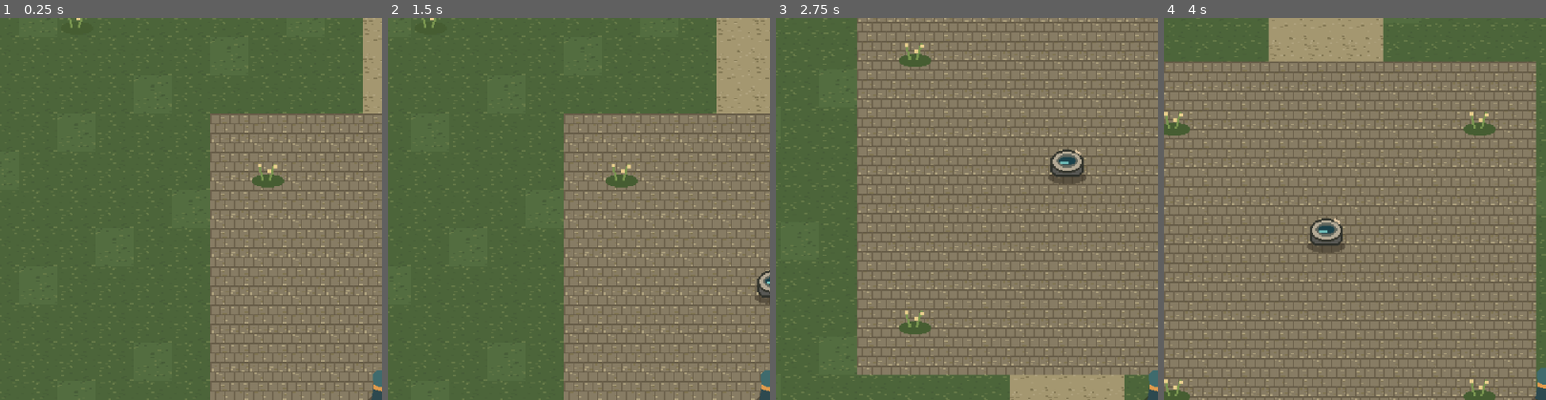
Above: before the commit, frames 1-4 (left to right).
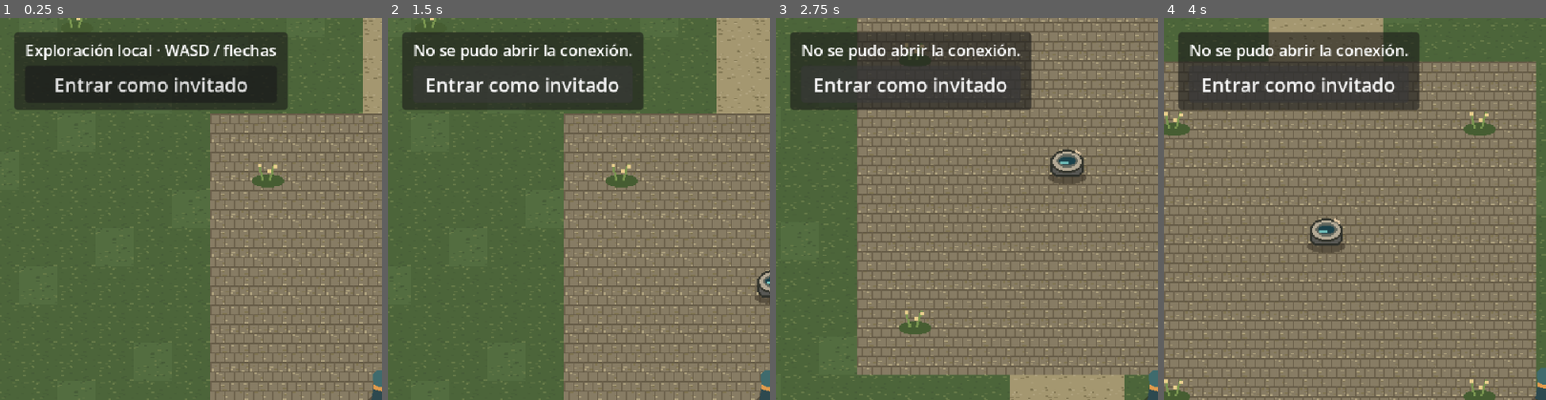
Above: after the commit, the same moments.

Repository: GammaYoshimura/wow2d
Game: Godot game, scene res://world/plaza.tscn
The game is run twice, just before and just after one commit, with the same random seed, the same clock (stepped at 60 frames per second) and the same inputs.
Inputs (mouse positions are % of the whole screen's width and height, from its top left):
- Up to frame 1 (0.25 s): no input
- Up to frame 2 (1.5 s): click (20, 9) at 0.5 s, where only the run after the commit has a clickable "Entrar como invitado"; tap Enter at 1.25 s; hold D (walk_right) from 1.28 s (still down)
- Up to frame 3 (2.75 s): release D (walk_right) at 2.03 s; hold S (walk_down) from 2.03 s (still down)
- Up to frame 4 (4 s): release S (walk_down) at 2.78 s; hold D (walk_right) 2.78-3.53 s; hold W (walk_up) from 3.53 s (still down)
The pictures show only the part of the screen within x 0-50%, y 0-50%; the shares and areas given below are measured in that part.

The runs differ from the first frame. In frame 1, 14% of the frame differs, in the area x 3-76%, y 3-24%; in frame 2, 13%; in frame 3, 13%; in frame 4, 13%.

Commit message:
M00.03 · Conecta invitados de Godot con el servidor Go

Diff:
--- a/client/tests/explorer_test.gd
+++ b/client/tests/explorer_test.gd
@@ -19,7 +19,7 @@
 	await _walk(["walk_right", "walk_down"], 30)
 	var diagonal := explorer.position.distance_to(start)
 	_check(cardinal > 60.0, "Cardinal movement")
-	_check(absf(cardinal - diagonal) / cardinal < 0.02, "Diagonal speed differs by 2% or more (%.2f vs %.2f)" % [cardinal, diagonal])
+	_check(absf(cardinal - diagonal) / cardinal < 0.02, "Diagonal speed differs by 2 percent or more (%.2f vs %.2f)" % [cardinal, diagonal])
 
 	explorer.position = Vector2(140, 320)
 	await _walk(["walk_left"], 90)
--- /dev/null
+++ b/client/tests/guest_connection_test.gd
@@ -0,0 +1,57 @@
+extends SceneTree
+
+func _initialize() -> void:
+	call_deferred("_exercise")
+
+func _exercise() -> void:
+	var endpoint := OS.get_environment("WOW2D_GAME_URL")
+	if endpoint.is_empty():
+		push_error("Set WOW2D_GAME_URL to a fresh local server.")
+		quit(1)
+		return
+
+	var scene := load("res://world/plaza.tscn") as PackedScene
+	var first := scene.instantiate()
+	var second := scene.instantiate()
+	root.add_child(first)
+	root.add_child(second)
+	var a: PanelContainer = first.get_node("Interface/GuestConnection")
+	var b: PanelContainer = second.get_node("Interface/GuestConnection")
+
+	a.get_node("Margin/Rows/Enter").emit_signal("pressed")
+	if not await _wait_until(func() -> bool: return not a.entity_id.is_empty()):
+		push_error("First Godot client did not receive a welcome.")
+		quit(1)
+		return
+	b.get_node("Margin/Rows/Enter").emit_signal("pressed")
+	if not await _wait_until(func() -> bool: return not b.entity_id.is_empty()):
+		push_error("Second Godot client did not receive a welcome.")
+		quit(1)
+		return
+
+	var a_spawn: Vector2 = first.get_node("Explorer").position
+	var b_spawn: Vector2 = second.get_node("Explorer").position
+	if a.entity_id == b.entity_id or a_spawn != Vector2(464, 592) or b_spawn != Vector2(528, 592):
+		push_error("Guest IDs or authoritative spawns do not match the plaza.")
+		quit(1)
+		return
+
+	var error_client: PanelContainer = load("res://world/guest_connection.tscn").instantiate()
+	root.add_child(error_client)
+	error_client.connect_guest(endpoint, "old_map")
+	var status: Label = error_client.get_node("Margin/Rows/Status")
+	if not await _wait_until(func() -> bool: return "versión del mapa" in status.text):
+		push_error("Incompatible map error was not shown in Godot.")
+		quit(1)
+		return
+	print("Godot guests %s %s and %s %s; incompatible map shown in UI" %
+		[a.entity_id, a_spawn, b.entity_id, b_spawn])
+	quit(0)
+
+func _wait_until(condition: Callable) -> bool:
+	var deadline := Time.get_ticks_msec() + 3000
+	while Time.get_ticks_msec() < deadline:
+		if condition.call():
+			return true
+		await process_frame
+	return false
--- /dev/null
+++ b/client/world/guest_connection.gd
@@ -0,0 +1,95 @@
+extends PanelContainer
+
+signal entered(spawn: Vector2)
+signal left
+
+const PROTOCOL := 1
+const MAP_REVISION := "plaza_v1"
+const DEFAULT_URL := "ws://127.0.0.1:8080/game"
+const HANDSHAKE_TIMEOUT_MS := 6000
+
+@onready var _status: Label = $Margin/Rows/Status
+@onready var _button: Button = $Margin/Rows/Enter
+
+var entity_id := ""
+var _peer: WebSocketPeer
+var _requested_revision := MAP_REVISION
+var _hello_sent := false
+var _deadline := 0
+
+func _ready() -> void:
+	_button.pressed.connect(_toggle_connection)
+
+func _toggle_connection() -> void:
+	if _peer != null:
+		_end_connection("Exploración local · WASD / flechas")
+		return
+	var endpoint := OS.get_environment("WOW2D_GAME_URL")
+	connect_guest(DEFAULT_URL if endpoint.is_empty() else endpoint, MAP_REVISION)
+
+func connect_guest(endpoint: String, map_revision: String) -> void:
+	if _peer != null:
+		return
+	_peer = WebSocketPeer.new()
+	_requested_revision = map_revision
+	if _peer.connect_to_url(endpoint) != OK:
+		_end_connection("No se pudo abrir la conexión.")
+		return
+	_deadline = Time.get_ticks_msec() + HANDSHAKE_TIMEOUT_MS
+	_status.text = "Conectando al Vado…"
+	_button.text = "Cancelar"
+
+func _process(_delta: float) -> void:
+	if _peer == null:
+		return
+	_peer.poll()
+	var state := _peer.get_ready_state()
+	if state == WebSocketPeer.STATE_OPEN and not _hello_sent:
+		var message := {"type": "hello", "protocol": PROTOCOL, "map_revision": _requested_revision}
+		if _peer.send_text(JSON.stringify(message)) != OK:
+			_end_connection("No se pudo solicitar la entrada.")
+			return
+		_hello_sent = true
+	while _peer != null and _peer.get_available_packet_count() > 0:
+		_read_message(_peer.get_packet().get_string_from_utf8())
+	if _peer == null:
+		return
+	if state == WebSocketPeer.STATE_CLOSED or (entity_id.is_empty() and Time.get_ticks_msec() >= _deadline):
+		_end_connection("Se perdió la conexión con el Vado." if not entity_id.is_empty()
+			else "No se pudo conectar al Vado.")
+
+func _read_message(payload: String) -> void:
+	var decoded: Variant = JSON.parse_string(payload)
+	if not decoded is Dictionary:
+		_end_connection("Respuesta de entrada inválida.")
+		return
+	var message: Dictionary = decoded
+	match message.get("type"):
+		"error":
+			match message.get("code"):
+				"map_mismatch":
+					_end_connection("La versión del mapa no coincide con la del servidor.")
+				"protocol_mismatch":
+					_end_connection("El servidor necesita otra versión del cliente.")
+				_:
+					_end_connection("El servidor no pudo admitir al invitado.")
+		"welcome":
+			var spawn: Variant = message.get("spawn")
+			var id: Variant = message.get("entity_id")
+			if not spawn is Dictionary or not id is String or id.is_empty() or not spawn.has_all(["x", "y"]):
+				_end_connection("Respuesta de entrada inválida.")
+				return
+			entity_id = id
+			_status.text = "En el Vado · %s" % entity_id
+			_button.text = "Salir"
+			entered.emit(Vector2(float(spawn["x"]), float(spawn["y"])))
+
+func _end_connection(message: String) -> void:
+	if _peer != null and _peer.get_ready_state() == WebSocketPeer.STATE_OPEN:
+		_peer.close()
+	_peer = null
+	_hello_sent = false
+	entity_id = ""
+	_status.text = message
+	_button.text = "Entrar como invitado"
+	left.emit()
--- /dev/null
+++ b/client/world/guest_connection.tscn
@@ -0,0 +1,24 @@
+[gd_scene load_steps=2 format=3]
+
+[ext_resource type="Script" path="res://world/guest_connection.gd" id="1"]
+
+[node name="GuestConnection" type="PanelContainer"]
+offset_left = 12.0
+offset_top = 12.0
+script = ExtResource("1")
+
+[node name="Margin" type="MarginContainer" parent="."]
+theme_override_constants/margin_left = 9
+theme_override_constants/margin_top = 6
+theme_override_constants/margin_right = 9
+theme_override_constants/margin_bottom = 6
+
+[node name="Rows" type="VBoxContainer" parent="Margin"]
+
+[node name="Status" type="Label" parent="Margin/Rows"]
+theme_override_font_sizes/font_size = 13
+text = "Exploración local · WASD / flechas"
+
+[node name="Enter" type="Button" parent="Margin/Rows"]
+focus_mode = 0
+text = "Entrar como invitado"
--- a/client/world/plaza.gd
+++ b/client/world/plaza.gd
@@ -9,3 +9,9 @@
 	var origin := _ground.map_to_local(tile_bounds.position) - tile_size / 2.0
 	_explorer.position = $Spawns/Spawn1.position
 	_explorer.configure_bounds(Rect2(origin, Vector2(tile_bounds.size) * tile_size))
+	$Interface/GuestConnection.entered.connect(_enter_as_guest)
+	$Interface/GuestConnection.left.connect(func() -> void: _explorer.set_physics_process(true))
+
+func _enter_as_guest(spawn: Vector2) -> void:
+	_explorer.set_physics_process(false)
+	_explorer.position = spawn
--- a/client/world/plaza.tscn
+++ b/client/world/plaza.tscn
@@ -4,6 +4,8 @@
 
 [ext_resource type="Script" path="res://world/plaza.gd" id="2"]
 [ext_resource type="PackedScene" path="res://world/explorer.tscn" id="3"]
+
+[ext_resource type="PackedScene" path="res://world/guest_connection.tscn" id="4"]
 
 [node name="Plaza" type="Node2D" unique_id=1179735129]
 script = ExtResource("2")
@@ -67,3 +69,7 @@
 theme_override_constants/outline_size = 6
 theme_override_font_sizes/font_size = 16
 text = "VADO"
+
+[node name="Interface" type="CanvasLayer" parent="."]
+
+[node name="GuestConnection" parent="Interface" instance=ExtResource("4")]
Not shown, added: client/tests/guest_connection_test.gd.uid
Not shown, added: client/world/guest_connection.gd.uid
Not shown, changed: ROADMAP.md
Not shown, added: server/game.go
Not shown, added: server/game_test.go
Not shown, added: server/go.mod
Not shown, added: server/go.sum
Not shown, added: server/main.go
Not shown, added: server/plaza.go
